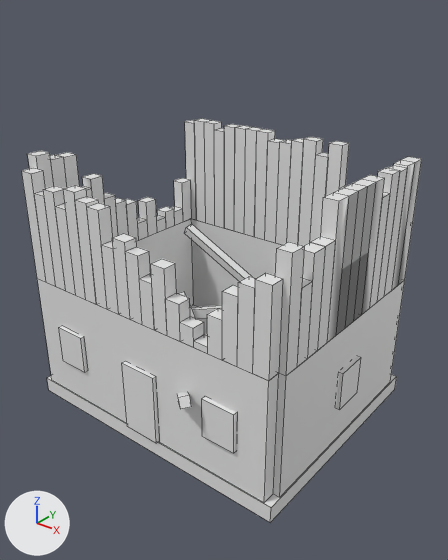
What one commit did to the OBJ model props/ruin_a.obj.
One viewpoint serves both versions: a camera (50 mm lens) standing at (3.78, -4.69, 4.35) and looking at (0.25, -0.28, 1.61). The axes (+X, +Y, +Z) are drawn at lower left. The lights are the same throughout. The older version comes first. Mesh edges are drawn as thin lines. Where no turn or scale is listed for an object, it has been applied to the vertices. Vertices at exactly the same position are counted once.

Script lines for the objects in view, before the commit:
```python
me_stone = bpy.data.meshes.new('stone')
me_stone.from_pydata(...)  # 698 vertices, 565 faces; spans x -1.58..1.61, y -1.49..1.31, z -0.08..2.78
ob_stone = bpy.data.objects.new('stone', me_stone)
ob_stone.location = (0.0, 0.0, 0.0)
```
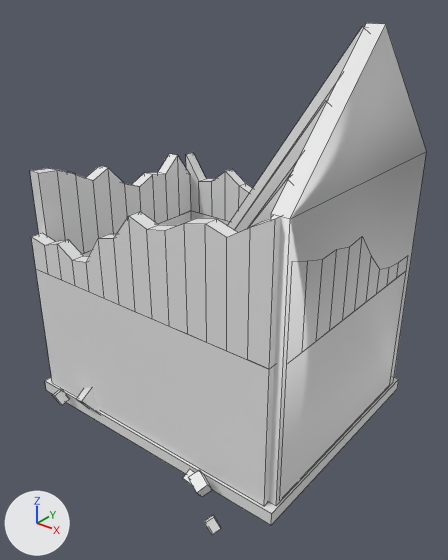
The change, as a diff of the scene's bpy script:
```diff
--- a/props/ruin_a.obj.py
+++ b/props/ruin_a.obj.py
@@ me_stone @@
 # used by ob_stone; location = (0.0, 0.0, 0.0)
-me_stone.from_pydata(...)  # 698 vertices, 565 faces; spans x -1.58..1.61, y -1.49..1.31, z -0.08..2.78
+me_stone.from_pydata(...)  # 442 vertices, 342 faces; spans x -1.6..1.6, y -1.8..1.3, z 0.0..4.04
+# me_stone part 1: a new loose piece, a box spanning x -1.6..1.6, y -1.3..1.3, z 0.0..0.14
+# me_stone part 2: the loose piece of 8 vertices spanning x 0.53..0.79, y -0.87..-0.63, z 0.12..0.4 is multiplied about its middle by the matrix ((-0.421, 0.282, -0.403), (-0.395, -0.509, 0.057), (-0.292, 0.283, 0.503)), then moved by (0.15, -0.69, -0.08)
+# me_stone part 3: the loose piece of 8 vertices spanning x -0.29..-0.09, y -0.96..-0.75, z 0.16..0.36 is multiplied about its middle by the matrix ((1.086, 0.52, 0.754), (-0.902, 0.806, 0.744), (-0.155, -1.047, 0.946)), then moved by (-0.6, -0.39, -0.04)
+# me_stone part 4: the loose piece of 8 vertices spanning x 0.13..0.36, y -1.07..-0.84, z 0.15..0.36 is multiplied about its middle by the matrix ((0.346, 0.463, 0.322), (-0.521, 0.408, -0.027), (-0.218, -0.239, 0.578)), then moved by (1.05, -0.79, -0.08)
+# me_stone part 5: the loose piece of 8 vertices spanning x 0.08..0.3, y -1.04..-0.85, z 0.18..0.33 is multiplied about its middle by the matrix ((-0.475, 0.078, 0.587), (-0.348, -0.645, -0.197), (0.479, -0.392, 0.439)), then moved by (-1.34, -0.47, -0.07)
+# me_stone part 6: the loose piece of 86 vertices spanning x -1.57..-1.43, y -1.13..1.13, z 1.48..2.78 is rebuilt with 48 vertices and now spans x -1.57..-1.43, y -1.13..1.13, z 0.14..2.61
+# me_stone part 7: the loose piece of 76 vertices spanning x 1.43..1.57, y -1.13..1.13, z 1.48..2.78 is rebuilt with 48 vertices and now spans x 1.43..1.57, y -1.13..1.13, z 0.14..2.49
+# me_stone part 8: the loose piece of 8 vertices spanning x -1.5..1.5, y -1.27..-1.13, z 0.18..1.48 is rebuilt with 64 vertices and now spans x -1.5..1.5, y -1.27..-1.13, z 0.14..2.84
+# me_stone part 9: the loose piece of 8 vertices spanning x -1.5..1.5, y 1.13..1.27, z 0.18..1.48 is rebuilt with 64 vertices and now spans x -1.5..1.5, y 1.13..1.27, z 0.14..2.7
+# me_stone part 10: the loose piece of 8 vertices spanning x 1.43..1.57, y -1.13..1.13, z 0.18..1.48 is rebuilt with 10 vertices and now spans x 1.42..1.58, y -1.2..1.2, z 0.14..4.04
+# me_stone part 11: 45 loose pieces with 360 vertices, spanning x -1.57..1.61, y -1.3..1.31, z 0.18..2.78, are deleted
+# me_stone part 12: 40 vertices removed from x -1.58..1.58, y -1.49..1.28, z -0.08..2.7; 80 vertices added at x -1.24..1.49, y -1.58..1.02, z 0.06..4.02
+# other edits to the shape of me_stone do not show in these pictures
```

What differs and where, as boxes (x1, y1, x2, y2) in the pictures (448 x 560 px; the box of a moved part takes in the faces that stretch with it):
'stone', reshaped (26% taller): before (22, 119, 422, 523); after (30, 23, 426, 534)
part 1 of me_stone, added: after (45, 377, 399, 525)
part 2 of me_stone, moved or reshaped (not visible before): after (183, 469, 195, 485)
part 3 of me_stone, moved or reshaped (not visible before): after (76, 388, 100, 413)
part 4 of me_stone, moved or reshaped (not visible before): after (205, 515, 221, 534)
part 5 of me_stone, moved or reshaped (not visible before): after (53, 389, 70, 405)
part 6 of me_stone, rebuilt: before (28, 151, 192, 241); after (30, 154, 191, 256)
part 7 of me_stone, rebuilt (not visible afterwards): before (275, 157, 422, 376)
part 8 of me_stone, rebuilt (31% taller): before (37, 278, 279, 503); after (31, 211, 281, 506)
part 9 of me_stone, rebuilt: before (191, 219, 282, 307); after (186, 152, 253, 225)
part 10 of me_stone, rebuilt (19% wider, 122% taller): before (273, 280, 405, 497); after (269, 23, 426, 505)
part 11 of me_stone, deleted: before (22, 119, 361, 453)
part 12 of me_stone, moved or reshaped: before (47, 138, 397, 523); after (188, 27, 366, 497)
